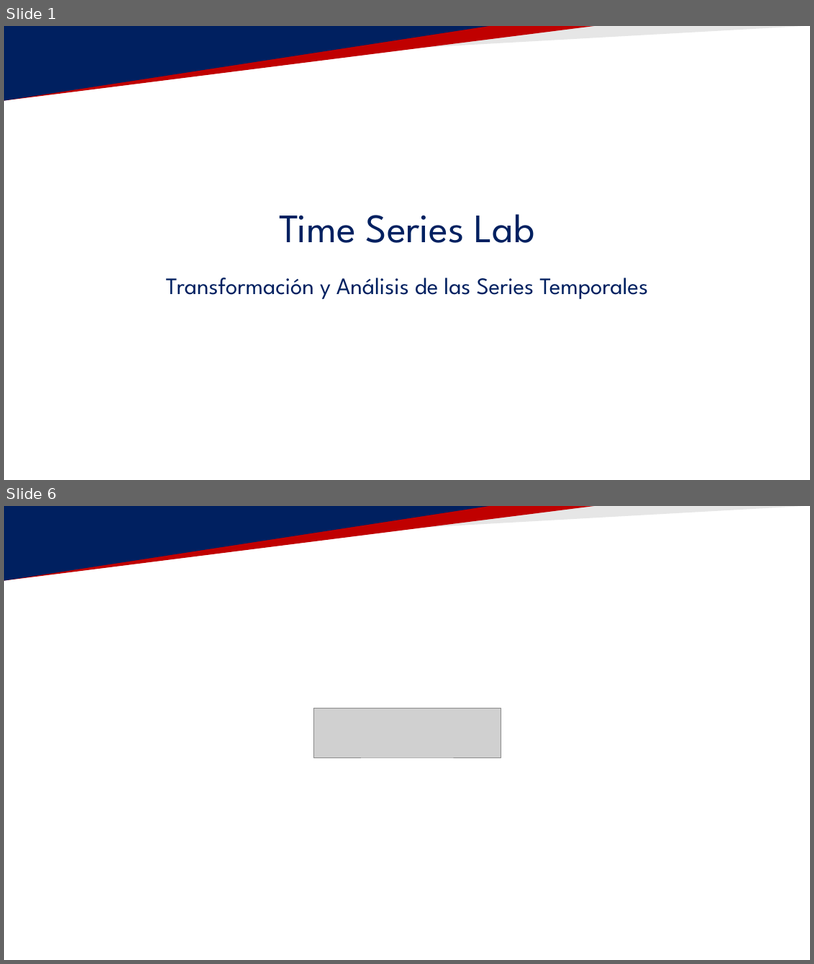
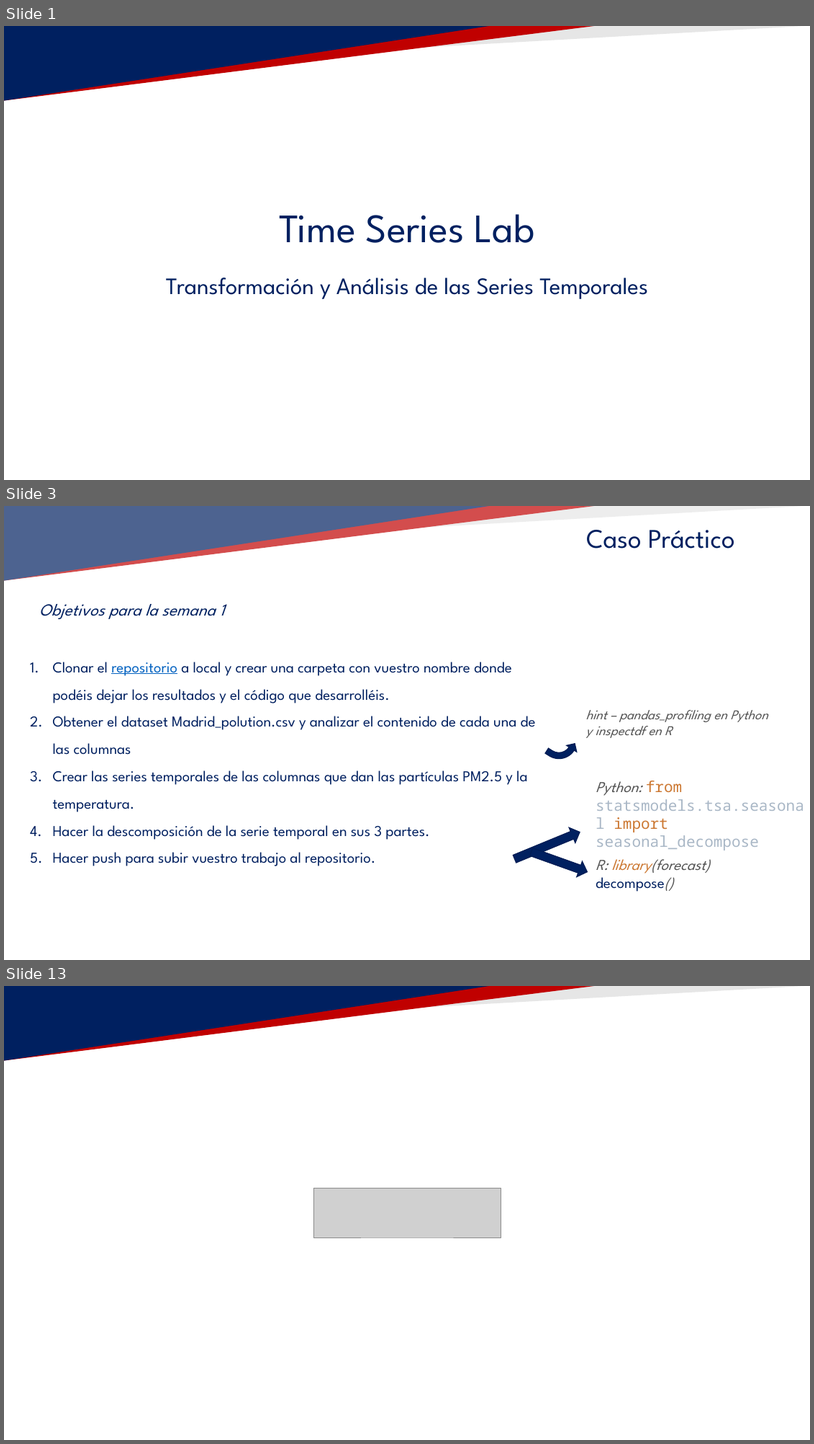
Before and after one commit to TeresaLS/timeseries_lab, a slide deck: 02_PREPARATION/02_PREPARACION_TSLAB.pptx. Shown one above the other, each under a label of ours: slides 1 and 6 before the commit, slides 1, 3 and 13 after it; the slides between them are not shown. The pictures are 814x964 and 814x1444 pixels, drawn with LibreOffice and Linux fonts; fonts in the diff are those of the drawing; grey boxes stand for pictures; background and template pictures are left out. Boxes give left, top, right and bottom in pixels: in the first picture for what was removed or moved away, otherwise in the second. Text is boxed around its words. In the diff, an @@ line names an element or a change of style, - is before the commit and + after.

Commit message:
se sube la presentación de la semana 2

```diff
--- a/02_PREPARATION/02_PREPARACION_TSLAB.pptx
+++ b/02_PREPARATION/02_PREPARACION_TSLAB.pptx
@@ slide 3 added at [4, 506, 810, 960], background #FFFFFF; not listed: 1 template element that a slide beside it also shows @@
@@ triangle added at [4, 506, 805, 551], fill #E6E6E6 @@
@@ triangle added at [4, 506, 595, 580], fill #C00000 @@
@@ triangle added at [4, 506, 490, 580], fill #002060 @@
@@ text added at [586, 530, 736, 548], 32 pt, text #002060 @@
+Caso Práctico
@@ text added at [39, 604, 224, 619], 20 pt, text #002060, italic @@
+Objetivos para la semana 1
@@ text added at [53, 662, 536, 866], 18 pt, text #002060 @@
+1. Clonar el repositorio a local y crear una carpeta con vuestro nombre donde podéis dejar los resultados y el código que desarrolléis.
+2. Obtener el dataset Madrid_polution.csv y analizar el contenido de cada una de las columnas
+3. Crear las series temporales de las columnas que dan las partículas PM2.5 y la temperatura.
+4. Hacer la descomposición de la serie temporal en sus 3 partes.
+5. Hacer push para subir vuestro trabajo al repositorio.
@@ text added at [586, 710, 768, 738], 16 pt, text #525252, italic @@
+hint – pandas_profiling en Python y inspectdf en R
@@ bent arrow added at [545, 733, 581, 767], fill #002060, outline #001C54 1 pt @@
@@ text added at [596, 780, 805, 850], 18 pt, text #A9B7C6 @@
+Python: from statsmodels.tsa.seasonal import seasonal_decompose
@@ right arrow added at [512, 824, 584, 866], fill #002060, outline #001C54 1 pt @@
@@ right arrow added at [529, 844, 590, 879], fill #002060, outline #001C54 1 pt @@
@@ text added at [596, 859, 710, 891], 18 pt, text #525252, italic @@
+R: library(forecast)
+decompose()
@@ what was slide 6 is now slide 13 @@
```
Also in this commit, not shown: 4 slides changed, 6 other slides added.
